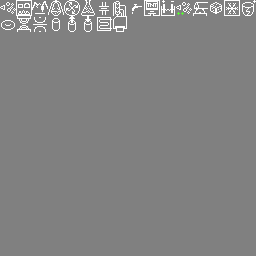
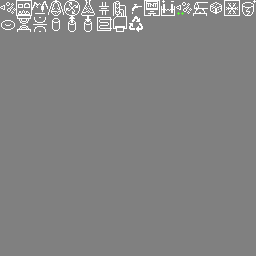
Before/after of a (256, 256) layered artwork. What changed in the layer stack:
painted on "Background" over <box>129,16,143,32</box>
